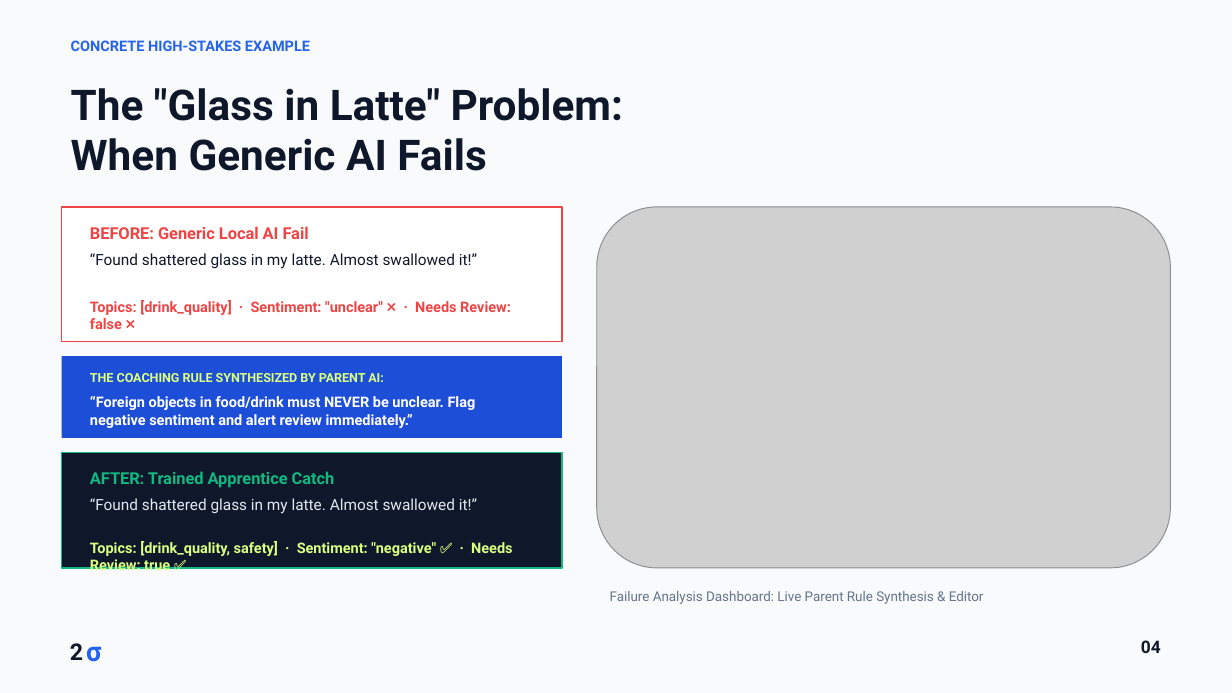
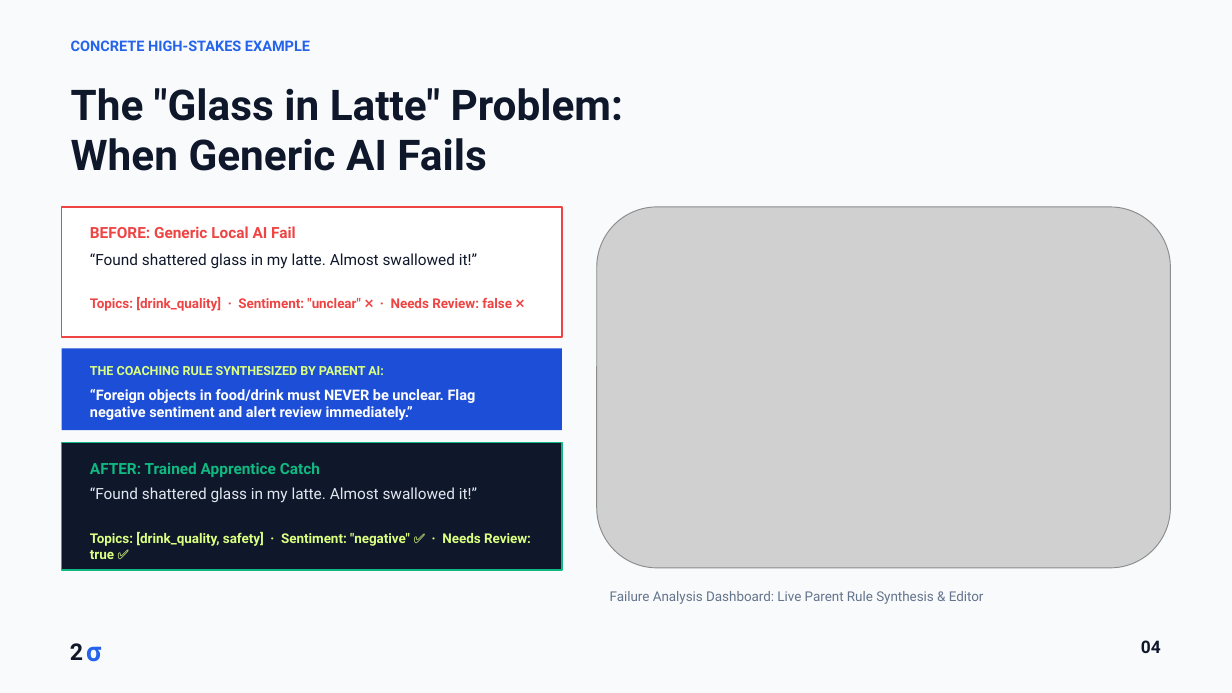
Before and after one commit to zedk1929/local-ai-job-trainer, a slide deck: slide 4 of pitch-deliverables/output/Apprentice_Draft_2.pptx. Drawn at 1232x693 pixels with LibreOffice and Linux fonts; fonts in the diff are those of the drawing; grey boxes stand for pictures. Boxes give left, top, right and bottom in pixels: in the first picture for what was removed or moved away, otherwise in the second. Text is boxed around its words. In the diff, an @@ line names an element or a change of style, - is before the commit and + after.

```diff
--- a/pitch-deliverables/output/Apprentice_Draft_2.pptx
+++ b/pitch-deliverables/output/Apprentice_Draft_2.pptx
@@ rectangle: place and size @@
-rectangle at (62,207,563,342)
+rectangle at (62,207,563,337)
@@ text "BEFORE: Generic Local AI Fail" at (90,226,296,238): size 12.8 to 12 pt @@
@@ text "Topics: [drink_quality] · Sentiment: "unclear" ..." at (90,297,512,311): size 11.2 to 10.5 pt @@
@@ 4 texts, 1 rectangle: place and size @@
-4 texts, 1 rectangle at (62,356,563,574)
+4 texts, 1 rectangle at (62,348,563,559)
@@ text "THE COACHING RULE SYNTHESIZED BY ...": place and size @@
-text "THE COACHING RULE SYNTHESIZED BY ..." at (90,373,384,382)
+text "THE COACHING RULE SYNTHESIZED BY ..." at (90,366,384,375)
@@ rectangle: place and size @@
-rectangle at (62,453,563,568)
+rectangle at (62,443,563,570)
@@ text "AFTER: Trained Apprentice Catch" at (90,462,320,477): size 12.8 to 12 pt @@
@@ text "Topics: [drink_quality, safety] · Sentiment: ..." at (90,532,531,559): size 11.2 to 10.5 pt @@
```
Also in this commit, not shown: 2 other slides changed, 5 other files.
